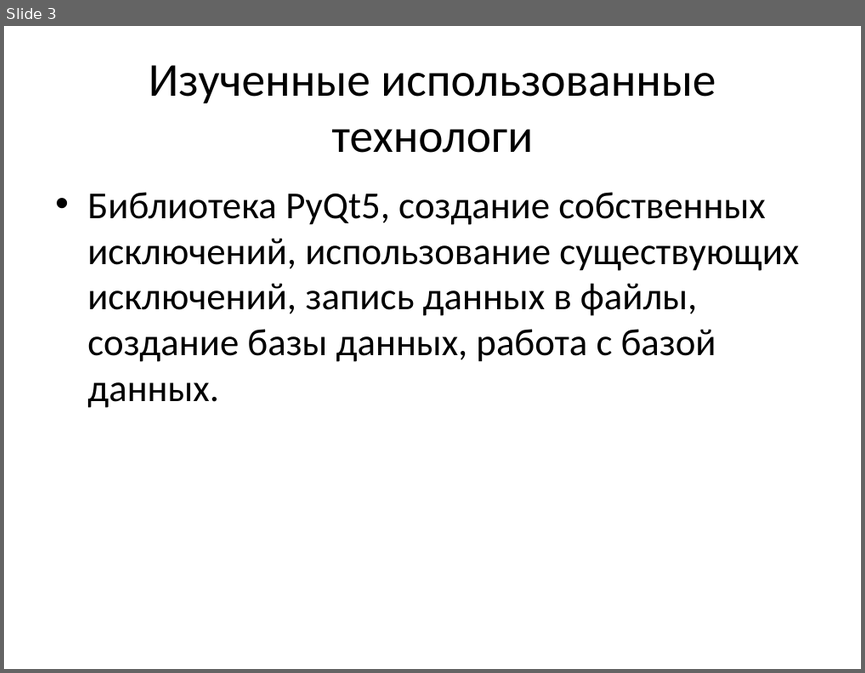
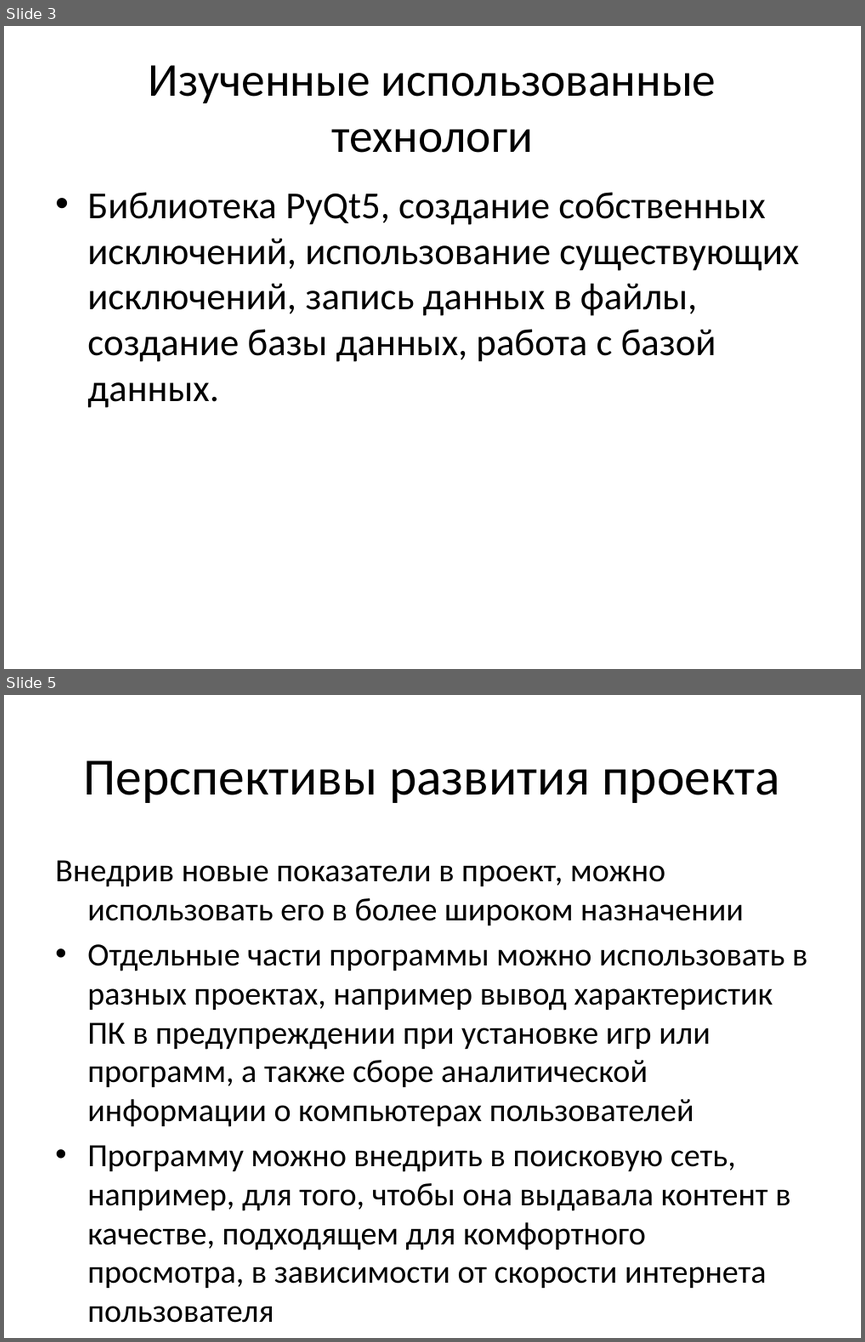
Before and after one commit to skypixie/PCUtil, a slide deck: Показометр скорости интернета и параметров компьютера.pptx. Shown one above the other, each under a label of ours: slide 3 before the commit, slides 3 and 5 after it; the slides between them are not shown. The pictures are 865x673 and 865x1342 pixels, drawn with LibreOffice and Linux fonts; fonts in the diff are those of the drawing. Boxes give left, top, right and bottom in pixels: in the first picture for what was removed or moved away, otherwise in the second. Text is boxed around its words. In the diff, an @@ line names an element or a change of style, - is before the commit and + after.

```diff
--- a/Показометр скорости интернета и параметров компьютера.pptx
+++ b/Показометр скорости интернета и параметров компьютера.pptx
@@ slide 5 added at <box>4,695,861,1338</box>, background #FFFFFF @@
@@ title added at <box>83,760,780,803</box>, 44 pt, text #000000 @@
+Перспективы развития проекта
@@ text added at <box>55,860,807,1322</box>, 27.2 pt, text #000000 @@
+Внедрив новые показатели в проект, можно использовать его в более широком назначении
+• Отдельные части программы можно использовать в разных проектах, например вывод характеристик ПК в предупреждении при установке игр или программ, а также сборе аналитической информации о компьютерах пользователей
+• Программу можно внедрить в поисковую сеть, например, для того, чтобы она выдавала контент в качестве, подходящем для комфортного просмотра, в зависимости от скорости интернета пользователя
```
Also in this commit, not shown: 1 slide changed, 3 other files.
